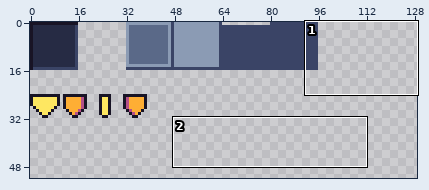
Pixel-art file: res/gfx/ui.aseprite. The picture above shows the old version from afar; the outline marks the close-up.
Close-up. Earlier state:
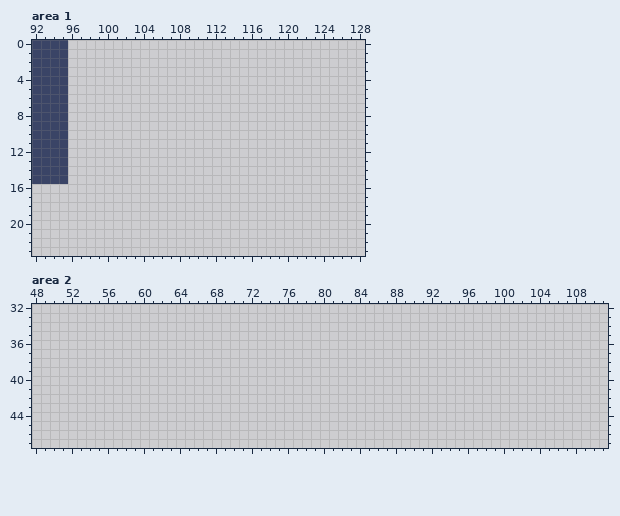
512x512 pixels, 1 frame. Shown: area 1: x 92..128, y 0..23; area 2: x 48..111, y 32..47. The wide view leaves out empty margins.
The same view after the edit:
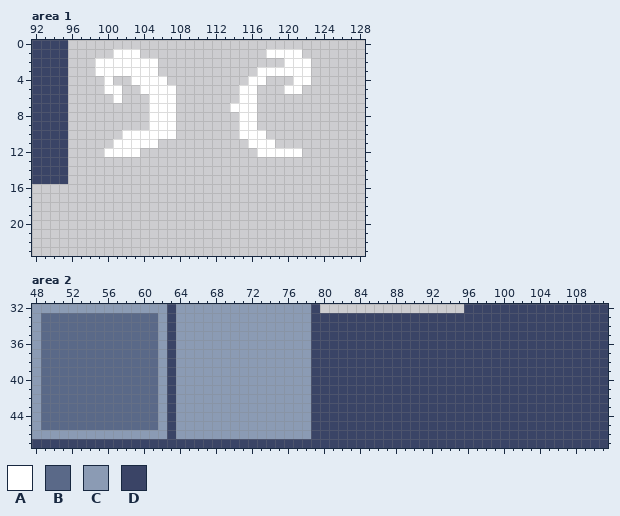
Palette (. is transparent): A #ffffff  B #5a6988  C #8b9bb4  D #3a4466
Difference:
--- area 1
@@ x 92..128 @@
  0 DDDD.................................
- 1 DDDD.................................
- 2 DDDD.................................
- 3 DDDD.................................
- 4 DDDD.................................
- 5 DDDD.................................
- 6 DDDD.................................
- 7 DDDD.................................
- 8 DDDD.................................
- 9 DDDD.................................
-10 DDDD.................................
-11 DDDD.................................
-12 DDDD.................................
+ 1 DDDD.....AAA..............AAAA.......
+ 2 DDDD...AAAAAAA..............AAA......
+ 3 DDDD...AAAAAAA...........AAAAAA......
+ 4 DDDD....A..AAAA.........AA...AA......
+ 5 DDDD....AA..AAAA.......AA...AA.......
+ 6 DDDD.....A...AAA.......AA............
+ 7 DDDD.........AAA......AAA............
+ 8 DDDD.........AAA.......AA............
+ 9 DDDD.........AAA.......AA............
+10 DDDD......AAAAAA.......AAA...........
+11 DDDD.....AAAAA..........AAA..........
+12 DDDD....AAAA.............AAAAA.......
 13 DDDD.................................
--- area 2
@@ x 48..111 @@
-32 ................................................................
-33 ................................................................
-34 ................................................................
-35 ................................................................
-36 ................................................................
-37 ................................................................
-38 ................................................................
-39 ................................................................
-40 ................................................................
-41 ................................................................
-42 ................................................................
-43 ................................................................
-44 ................................................................
-45 ................................................................
-46 ................................................................
-47 ................................................................
+32 CCCCCCCCCCCCCCCDCCCCCCCCCCCCCCCD................DDDDDDDDDDDDDDDD
+33 CBBBBBBBBBBBBBCDCCCCCCCCCCCCCCCDDDDDDDDDDDDDDDDDDDDDDDDDDDDDDDDD
+34 CBBBBBBBBBBBBBCDCCCCCCCCCCCCCCCDDDDDDDDDDDDDDDDDDDDDDDDDDDDDDDDD
+35 CBBBBBBBBBBBBBCDCCCCCCCCCCCCCCCDDDDDDDDDDDDDDDDDDDDDDDDDDDDDDDDD
+36 CBBBBBBBBBBBBBCDCCCCCCCCCCCCCCCDDDDDDDDDDDDDDDDDDDDDDDDDDDDDDDDD
+37 CBBBBBBBBBBBBBCDCCCCCCCCCCCCCCCDDDDDDDDDDDDDDDDDDDDDDDDDDDDDDDDD
+38 CBBBBBBBBBBBBBCDCCCCCCCCCCCCCCCDDDDDDDDDDDDDDDDDDDDDDDDDDDDDDDDD
+39 CBBBBBBBBBBBBBCDCCCCCCCCCCCCCCCDDDDDDDDDDDDDDDDDDDDDDDDDDDDDDDDD
+40 CBBBBBBBBBBBBBCDCCCCCCCCCCCCCCCDDDDDDDDDDDDDDDDDDDDDDDDDDDDDDDDD
+41 CBBBBBBBBBBBBBCDCCCCCCCCCCCCCCCDDDDDDDDDDDDDDDDDDDDDDDDDDDDDDDDD
+42 CBBBBBBBBBBBBBCDCCCCCCCCCCCCCCCDDDDDDDDDDDDDDDDDDDDDDDDDDDDDDDDD
+43 CBBBBBBBBBBBBBCDCCCCCCCCCCCCCCCDDDDDDDDDDDDDDDDDDDDDDDDDDDDDDDDD
+44 CBBBBBBBBBBBBBCDCCCCCCCCCCCCCCCDDDDDDDDDDDDDDDDDDDDDDDDDDDDDDDDD
+45 CBBBBBBBBBBBBBCDCCCCCCCCCCCCCCCDDDDDDDDDDDDDDDDDDDDDDDDDDDDDDDDD
+46 CCCCCCCCCCCCCCCDCCCCCCCCCCCCCCCDDDDDDDDDDDDDDDDDDDDDDDDDDDDDDDDD
+47 DDDDDDDDDDDDDDDDDDDDDDDDDDDDDDDDDDDDDDDDDDDDDDDDDDDDDDDDDDDDDDDD
